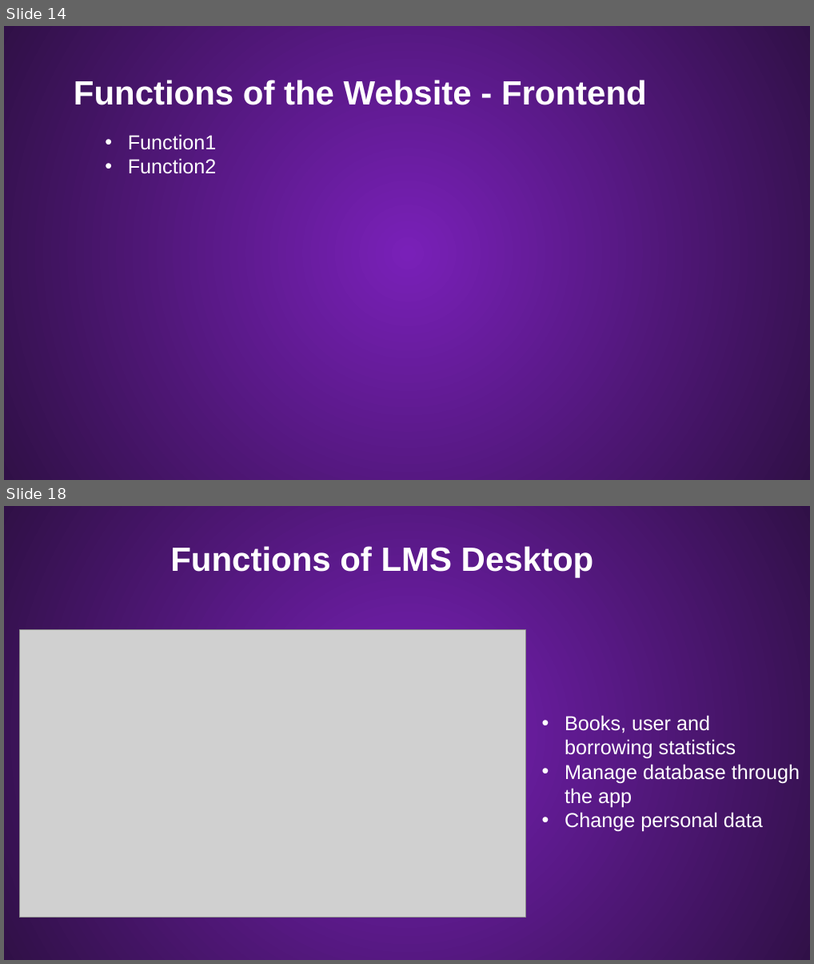
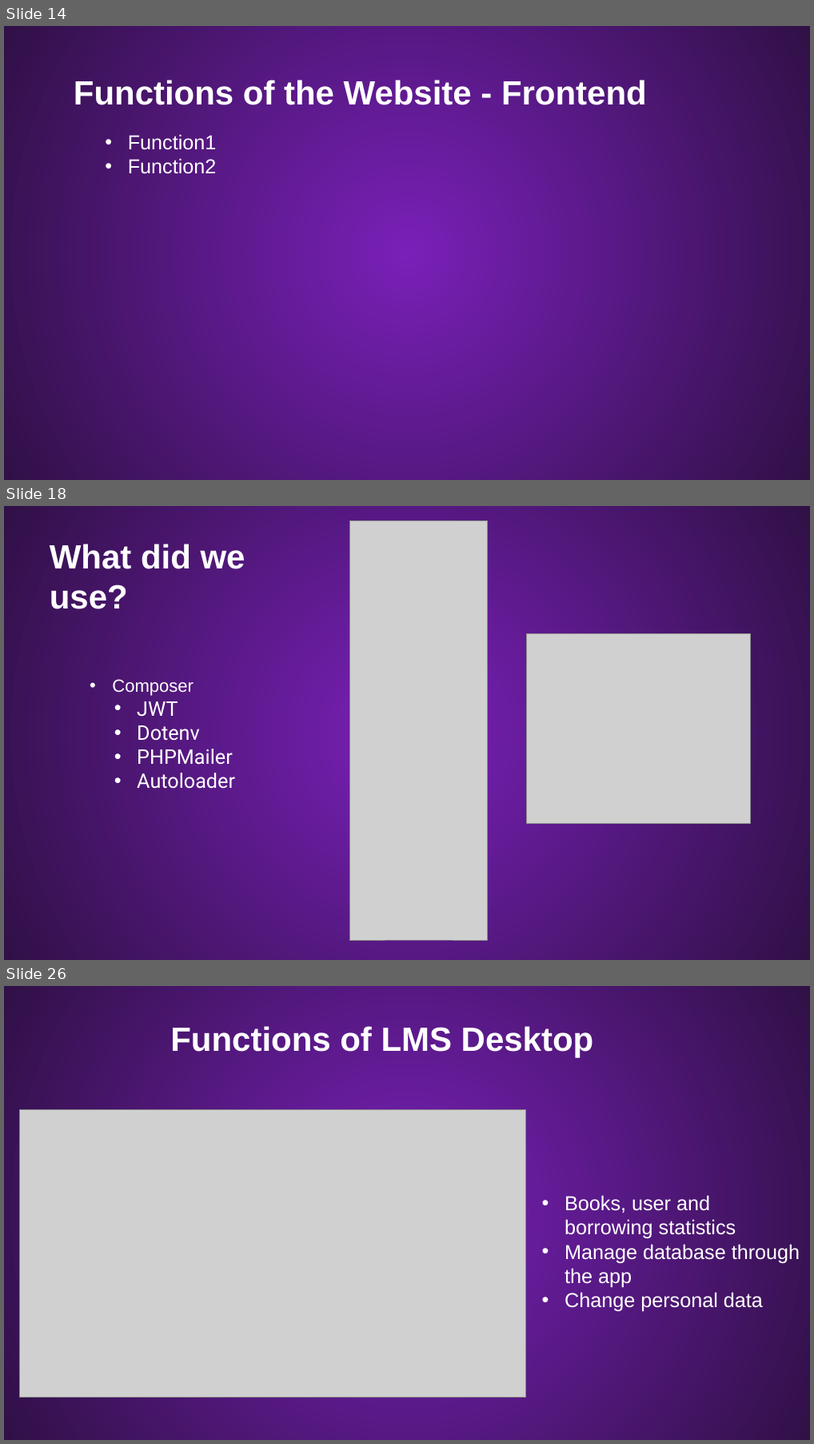
Before and after one commit to Palacsinta002/LMS, a slide deck: Presentation/LMS Presentation.pptx. Shown one above the other, each under a label of ours: slides 14 and 18 before the commit, slides 14, 18 and 26 after it; the slides between them are not shown. The pictures are 814x964 and 814x1444 pixels, drawn with LibreOffice and Linux fonts; fonts in the diff are those of the drawing; grey boxes stand for pictures; background and template pictures are left out. Boxes give left, top, right and bottom in pixels: in the first picture for what was removed or moved away, otherwise in the second. Text is boxed around its words. In the diff, an @@ line names an element or a change of style, - is before the commit and + after.

```diff
--- a/Presentation/LMS Presentation.pptx
+++ b/Presentation/LMS Presentation.pptx
@@ slide 18 added at (x1=4, y1=506, x2=810, y2=960), background #54167F; not listed: 1 template element that a slide beside it also shows @@
@@ picture added at (x1=350, y1=521, x2=488, y2=940) @@
@@ text added at (x1=50, y1=544, x2=246, y2=609), 40 pt, text #FFFFFF, bold @@
+What did we use?
@@ picture added at (x1=526, y1=634, x2=750, y2=823) @@
@@ text added at (x1=112, y1=679, x2=235, y2=788), 24 pt, text #FFFFFF @@
+• Composer
+  • JWT
+  • Dotenv
+  • PHPMailer
+  • Autoloader
@@ what was slide 18 is now slide 26 @@
```
Also in this commit, not shown: 7 slides changed, 8 other slides added, 1 slide removed.
